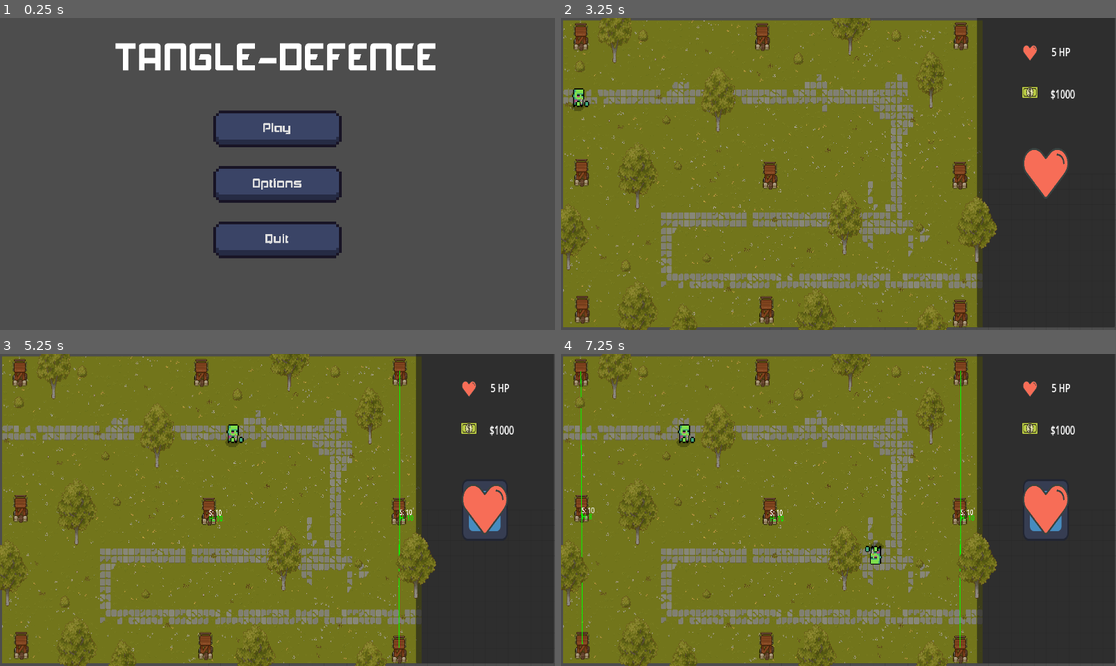
Above: before the commit, frames 1-4 (two rows, left to right).
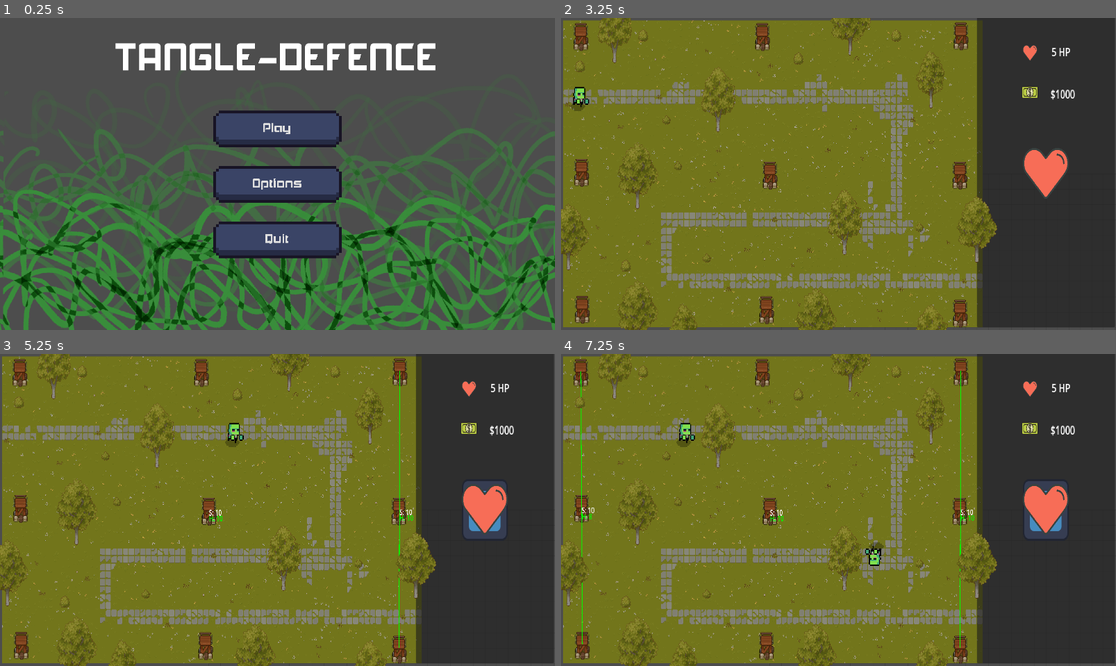
Above: after the commit, the same moments.

Repository: bmachado18/tangle-defence
Game: Godot game, scene res://scenes/menu_scenes/UI.tscn
The game is run twice, just before and just after one commit, with the same random seed, the same clock (stepped at 60 frames per second) and the same inputs. This scene is started directly instead of the project's main scene. The engine's default icon, where the game draws it, is replaced by a stand-in: a white triangle on a blue panel in a dark square.
Inputs (mouse positions are in pixels of both pictures, inside the frame that each line leads up to):
- Up to frame 1 (0.25 s): no input
- Up to frame 2 (3.25 s): click "Play" at 0.5 s; click (1043, 174) at 1.25 s; click (1043, 174) at 2 s; click (1043, 174) at 2.75 s
- Up to frame 3 (5.25 s): move the mouse to (210, 510) at 3.52 s; click (210, 510) at 3.67 s; move the mouse to (399, 369) at 4.27 s; click (399, 369) at 4.42 s; move the mouse to (399, 647) at 5.02 s; click (399, 647) at 5.17 s
- Up to frame 4 (7.25 s): move the mouse to (583, 644) at 5.77 s; click (583, 644) at 5.92 s; move the mouse to (583, 372) at 6.52 s; click (583, 372) at 6.67 s

The runs differ from the first frame. In frame 1, 30% of the frame differs, in the area x 0-100%, y 35-100%; in frame 2, 0.1%; in frame 3, 0.1%; in frame 4, 0.2%.

Commit message:
Feat: Parallax background created

Diff:
--- a/scenes/Enemy.tscn
+++ b/scenes/Enemy.tscn
@@ -74,7 +74,7 @@
 [node name="AnimatedSprite2D" type="AnimatedSprite2D" parent="."]
 scale = Vector2(2.6, 2.6)
 sprite_frames = SubResource("SpriteFrames_isvm2")
-frame_progress = 0.167467
+frame_progress = 0.812472
 
 [node name="player_damage" type="AudioStreamPlayer2D" parent="."]
 stream = ExtResource("10_82o86")
--- a/scenes/menu_scenes/UI.tscn
+++ b/scenes/menu_scenes/UI.tscn
@@ -1,9 +1,12 @@
-[gd_scene load_steps=6 format=3 uid="uid://bswe25340gm8u"]
+[gd_scene load_steps=9 format=3 uid="uid://bswe25340gm8u"]
 
 [ext_resource type="Script" uid="uid://k82w2r5hxaqo" path="res://scripts/menu/main_menu.gd" id="1_w4w6c"]
 [ext_resource type="AudioStream" uid="uid://rvxosxhhgiyp" path="res://assets/audio/click.wav" id="2_5glal"]
 [ext_resource type="FontFile" uid="uid://bemrttiqrgs7x" path="res://assets/ui/fonts/akashi.ttf" id="3_a2jmn"]
 [ext_resource type="Theme" uid="uid://d35wy3gqpn5rq" path="res://assets/default_theme.tres" id="4_1r6f3"]
+[ext_resource type="Texture2D" uid="uid://rmsnherw65oj" path="res://assets/ui/parallax-1.png" id="5_1r6f3"]
+[ext_resource type="Texture2D" uid="uid://b8mry67mq4oyh" path="res://assets/ui/parallax-2.png" id="6_r26rp"]
+[ext_resource type="Texture2D" uid="uid://fhnfdmra5vaj" path="res://assets/ui/parallax-3.png" id="7_irokf"]
 
 [sub_resource type="LabelSettings" id="LabelSettings_r26rp"]
 font = ExtResource("3_a2jmn")
@@ -58,6 +61,37 @@
 theme = ExtResource("4_1r6f3")
 text = "Play"
 
+[node name="Node2D" type="Node2D" parent="."]
+
+[node name="ParallaxBackground" type="ParallaxBackground" parent="Node2D"]
+
+[node name="Parallax2D" type="Parallax2D" parent="Node2D/ParallaxBackground"]
+scroll_scale = Vector2(0.1, 0.1)
+scroll_offset = Vector2(968, 552)
+repeat_size = Vector2(1920, 0)
+autoscroll = Vector2(10, 0)
+
+[node name="LowestParallax" type="Sprite2D" parent="Node2D/ParallaxBackground/Parallax2D"]
+texture = ExtResource("5_1r6f3")
+
+[node name="Parallax2D2" type="Parallax2D" parent="Node2D/ParallaxBackground"]
+scroll_scale = Vector2(0.1, 0.1)
+scroll_offset = Vector2(968, 552)
+repeat_size = Vector2(1920, 0)
+autoscroll = Vector2(20, 0)
+
+[node name="MidParallax" type="Sprite2D" parent="Node2D/ParallaxBackground/Parallax2D2"]
+texture = ExtResource("6_r26rp")
+
+[node name="Parallax2D3" type="Parallax2D" parent="Node2D/ParallaxBackground"]
+scroll_scale = Vector2(0.1, 0.1)
+scroll_offset = Vector2(968, 552)
+repeat_size = Vector2(1920, 0)
+autoscroll = Vector2(30, 0)
+
+[node name="HighParallax" type="Sprite2D" parent="Node2D/ParallaxBackground/Parallax2D3"]
+texture = ExtResource("7_irokf")
+
 [connection signal="pressed" from="button_quit" to="." method="_on_button_quit_pressed"]
 [connection signal="pressed" from="button_options" to="." method="_on_button_options_pressed"]
 [connection signal="pressed" from="button_play" to="." method="_on_button_play_pressed"]
--- a/scripts/Enemy.gd
+++ b/scripts/Enemy.gd
@@ -73,7 +73,3 @@
 		print("Enemy destroyed")
 
 		call_deferred("queue_free")
-
-
-func _on_enemy_despawn() -> void:
-	pass # Replace with function body.
Binary file added: assets/ui/parallax-1.png
Not shown, added: assets/ui/parallax-1.png.import
Binary file added: assets/ui/parallax-2.png
Not shown, added: assets/ui/parallax-2.png.import
Binary file added: assets/ui/parallax-3.png
Not shown, added: assets/ui/parallax-3.png.import
Not shown, added: assets/.DS_Store
